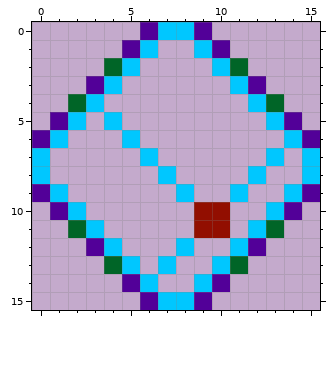
One commit to this pixel-art sprite: data/images/star_enemy/star2.png. The picture above is the old version.
The file is 16x16 pixels.
The result:
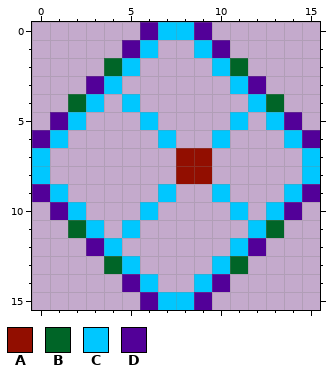
Palette (. is transparent): A #920e00  B #006527  C #00c7ff  D #520098
Diff:
@@ x 0..15 @@
  3 ...DC......CD...
- 4 ..BC........CB..
- 5 .DC.C........CD.
- 6 DC...C........CD
- 7 C.....C......C.C
- 8 C......C....C..C
- 9 DC......C..C..CD
-10 .DC......AA..CD.
-11 ..BC.....AA.CB..
-12 ...DC...C..CD...
-13 ....BC.C..CB....
+ 4 ..BC.C......CB..
+ 5 .DC...C....C.CD.
+ 6 DC.....C..C...CD
+ 7 C.......AA.....C
+ 8 C.......AA.....C
+ 9 DC.....C..C...CD
+10 .DC...C....C.CD.
+11 ..BC.C......CB..
+12 ...DC......CD...
+13 ....BC....CB....
 14 .....DC..CD.....
Where, in picture pixels (left, top, right, bottom), the same in both pictures:
changed: (104, 94, 284, 274)
